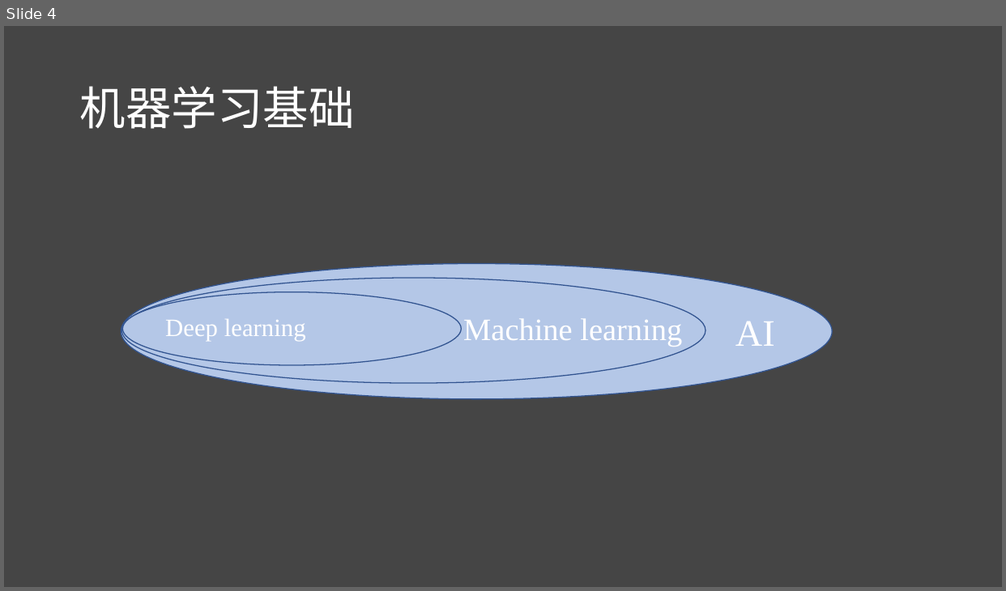
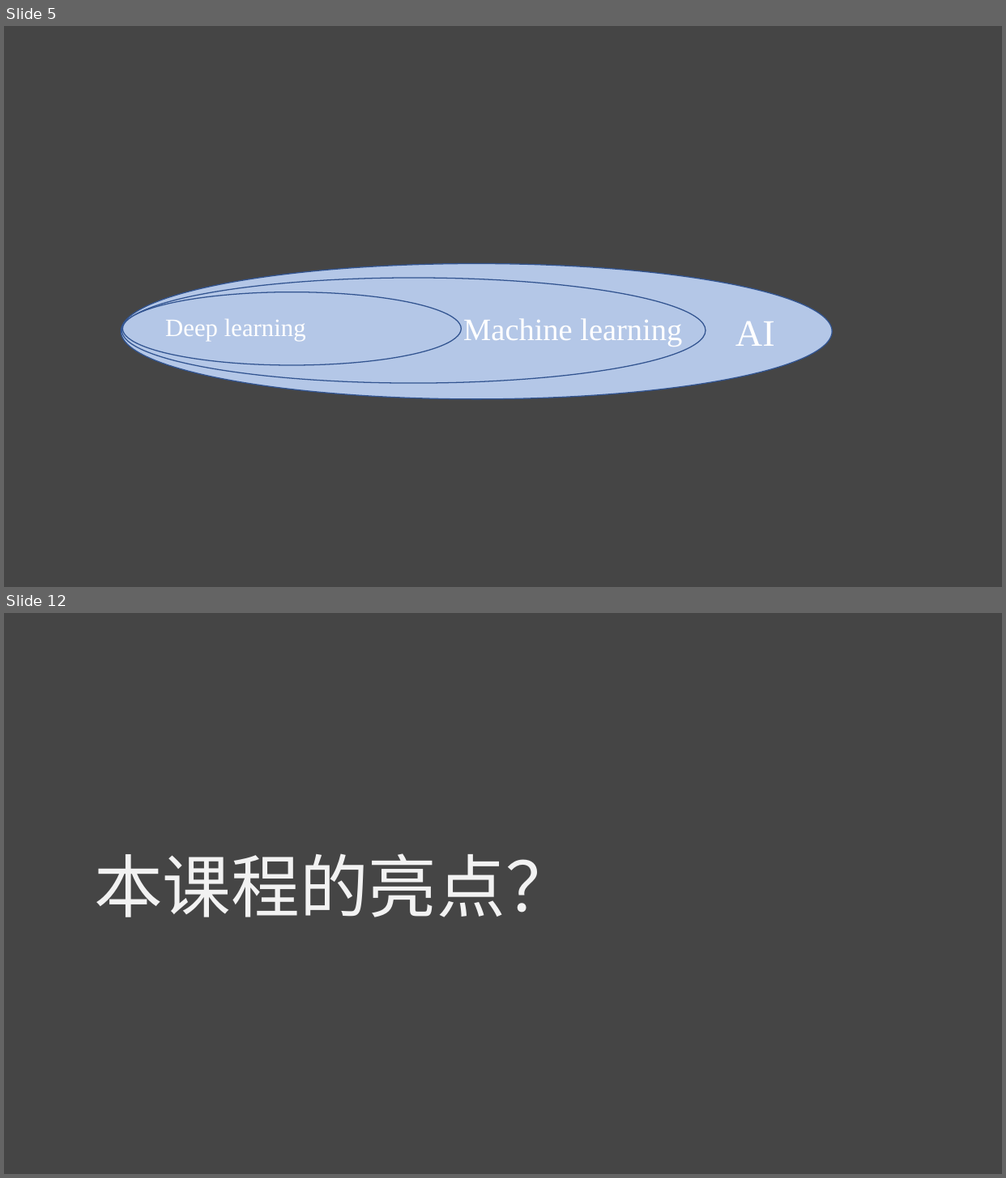
Before and after one commit to lichao312214129/lc_rsfmri_tools_python, a slide deck: 第一届机器学习培训班/第一届机器学习实战班.pptx. Shown one above the other, each under a label of ours: slide 4 before the commit, slides 5 and 12 after it; the slides between them are not shown. The pictures are 1006x591 and 1006x1178 pixels, drawn with LibreOffice and Linux fonts; fonts in the diff are those of the drawing. Boxes give left, top, right and bottom in pixels: in the first picture for what was removed or moved away, otherwise in the second. Text is boxed around its words. In the diff, an @@ line names an element or a change of style, - is before the commit and + after.

```diff
--- a/第一届机器学习培训班/第一届机器学习实战班.pptx
+++ b/第一届机器学习培训班/第一届机器学习实战班.pptx
@@ slide 12 added at box(4, 613, 1002, 1174), background #454545 @@
@@ text added at box(94, 854, 574, 918), 66 pt, text #F2F2F2 @@
+本课程的亮点？
@@ what was slide 4 is now slide 5 @@
@@ slide 5 changed as well @@
@@ title removed at box(80, 86, 355, 129) @@
-机器学习基础
```
Also in this commit, not shown: 6 other slides changed, 11 other slides added, 1 slide removed, 1 other file.
